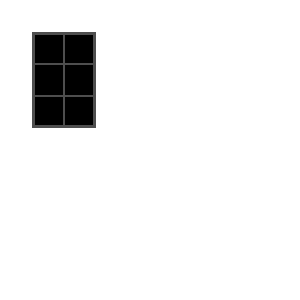
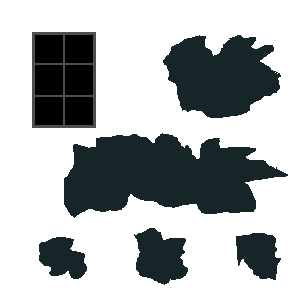
Layered file, before and after one edit (300 × 300). Changes by layer:
painted on "Layer 2" over 39, 35, 288, 285
